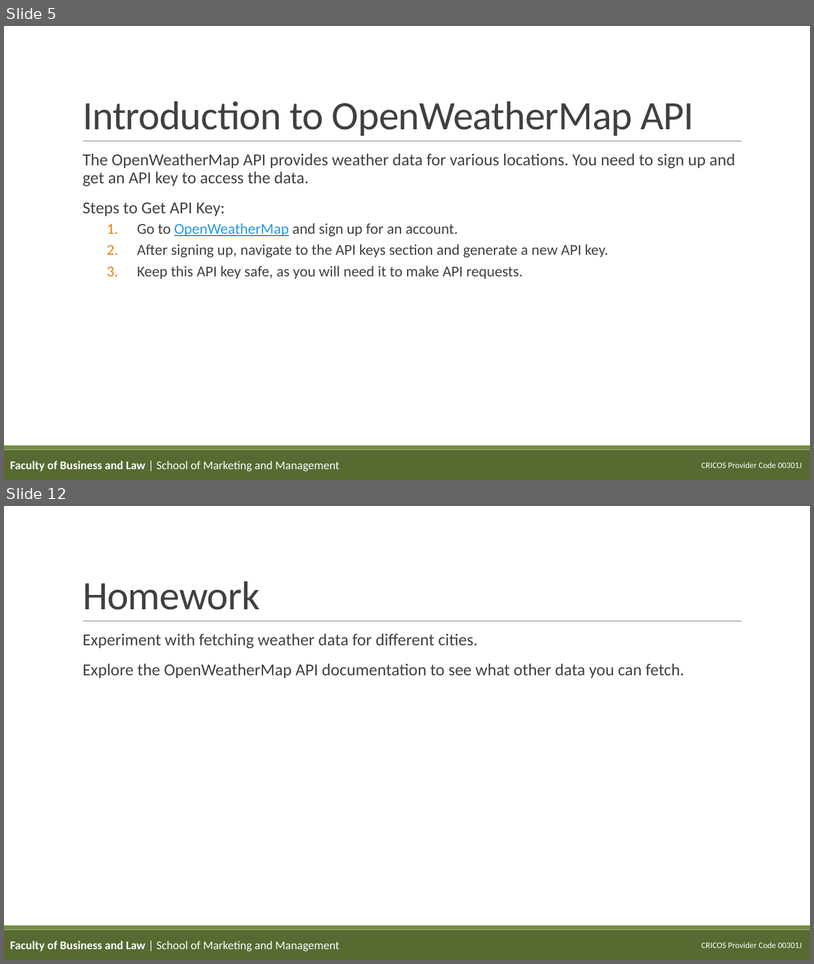
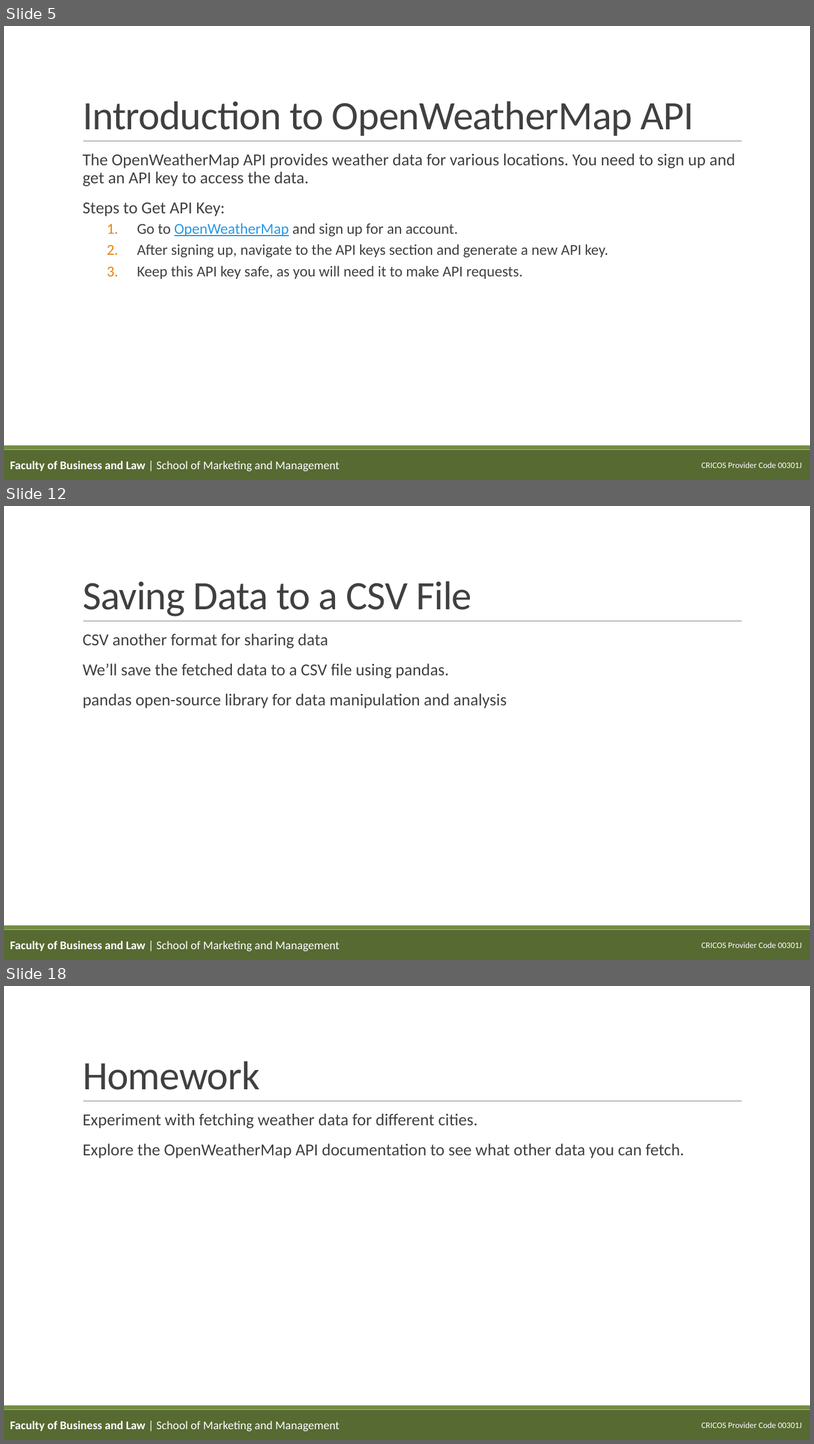
Before and after one commit to teaching-repositories/weather-dashboard-source, a slide deck: slides/02_fetching_data.pptx. Shown one above the other, each under a label of ours: slides 5 and 12 before the commit, slides 5, 12 and 18 after it; the slides between them are not shown. The pictures are 814x964 and 814x1444 pixels, drawn with LibreOffice and Linux fonts; fonts in the diff are those of the drawing; background and template pictures are left out. Boxes give left, top, right and bottom in pixels: in the first picture for what was removed or moved away, otherwise in the second. Text is boxed around its words. In the diff, an @@ line names an element or a change of style, - is before the commit and + after.

```diff
--- a/slides/02_fetching_data.pptx
+++ b/slides/02_fetching_data.pptx
@@ slide 12 added at [4,506,810,960], background #FFFFFF; not listed: 4 template elements that a slide beside it also shows @@
@@ title added at [83,581,472,616], 48 pt, text #404040 @@
+Saving Data to a CSV File
@@ text added at [83,633,507,708], 20 pt, text #404040 @@
+  CSV another format for sharing data
+  We’ll save the fetched data to a CSV file using pandas.
+  pandas open-source library for data manipulation and analysis
@@ text added at [10,940,339,951], 14 pt, text #FFFFFF @@
+Faculty of Business and Law | School of Marketing and Management
@@ what was slide 12 is now slide 18 @@
```
Also in this commit, not shown: 6 slides changed, 5 other slides added, 44 other files.
